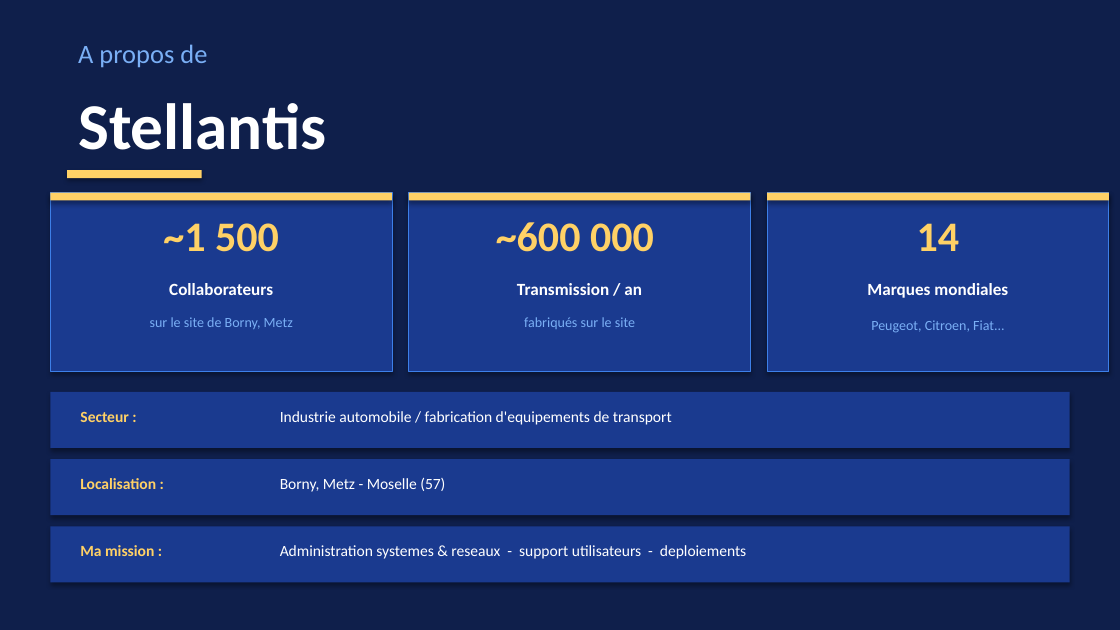
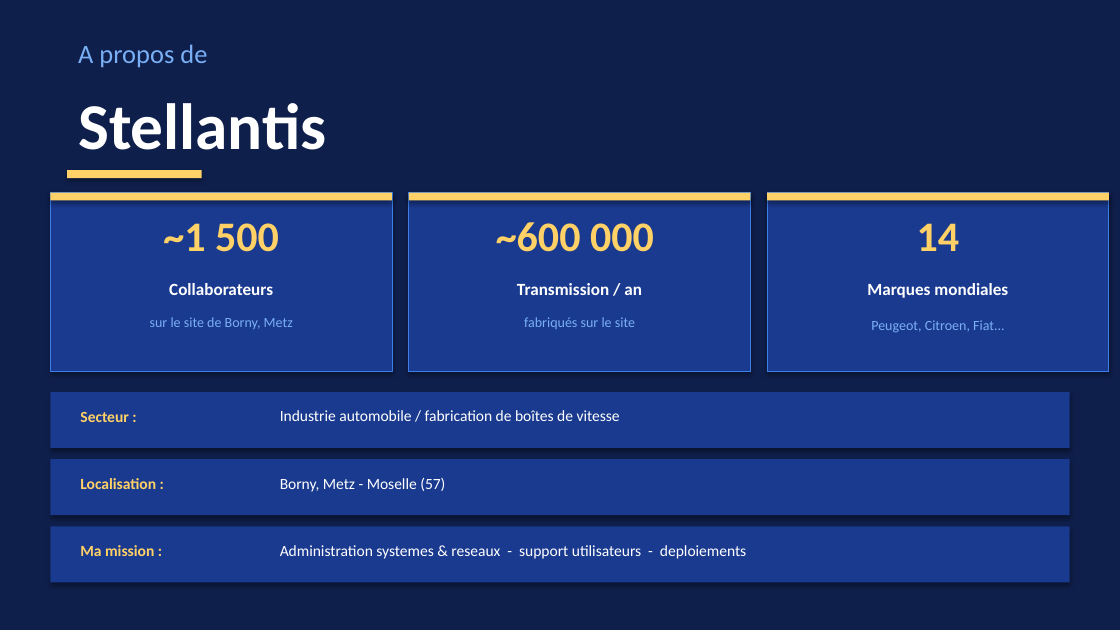
Before and after one commit to Kevincrl/kevincrl.github.io, a slide deck: slide 4 of Compte_Rendu/Presentation_bts_final.pptx. Drawn at 1120x630 pixels with LibreOffice and Linux fonts; fonts in the diff are those of the drawing. Boxes give left, top, right and bottom in pixels: in the first picture for what was removed or moved away, otherwise in the second. Text is boxed around its words. In the diff, an @@ line names an element or a change of style, - is before the commit and + after.

```diff
--- a/Compte_Rendu/Presentation_bts_final.pptx
+++ b/Compte_Rendu/Presentation_bts_final.pptx
@@ text at (280, 410, 620, 421): text changed @@
-Industrie automobile / fabrication d'equipements de transport
+Industrie automobile / fabrication de boîtes de vitesse
```
Also in this commit, not shown: 2 other slides changed.
